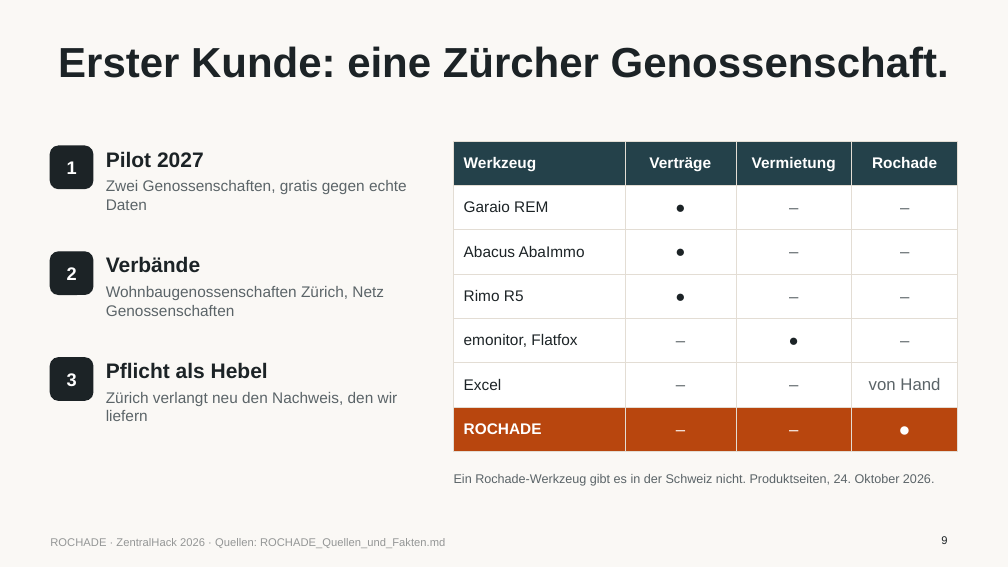
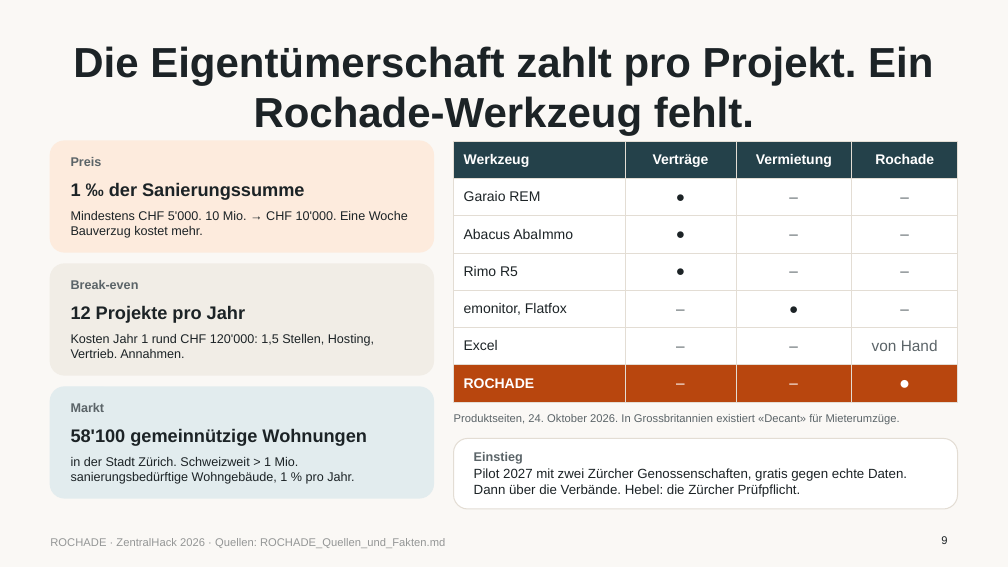
Before and after one commit to platret/ROCHADE, a slide deck: slide 9 of pitch/ROCHADE_Pitch.pptx. Drawn at 1008x567 pixels with LibreOffice and Linux fonts; fonts in the diff are those of the drawing. Boxes give left, top, right and bottom in pixels: in the first picture for what was removed or moved away, otherwise in the second. Text is boxed around its words. In the diff, an @@ line names an element or a change of style, - is before the commit and + after.

```diff
--- a/pitch/ROCHADE_Pitch.pptx
+++ b/pitch/ROCHADE_Pitch.pptx
@@ title at <box>73,46,933,136</box>: text changed @@
-Erster Kunde: eine Zürcher Genossenschaft.
+Die Eigentümerschaft zahlt pro Projekt. Ein Rochade-Werkzeug fehlt.
@@ rounded rectangle: place and size @@
-rounded rectangle at <box>50,146,93,188</box>
+rounded rectangle at <box>50,141,433,252</box>
@@ rounded rectangle at <box>50,141,433,252</box>: fill #1C2326 to #FDEBDD; outline #1C2326 1 pt to #FDEBDD 1 pt; proportions changed @@
@@ table at <box>454,141,958,392</box> @@
@@ size 11 to 10 pt in "Werkzeug", "Verträge", "Vermietung", "Rochade" and 6 more places @@
@@ size 12 to 11 pt in "●", "–", "–", "●" and 13 more places @@
@@ size 14 to 13 pt in "●" @@
@@ text removed at <box>67,161,77,174</box> @@
-1
@@ text added at <box>71,157,102,166</box>, 9 pt, text #5B6468, bold @@
+Preis
@@ text at <box>71,182,304,200</box>: text changed; size 15 to 13 pt @@
-Pilot 2027
+1 ‰ der Sanierungssumme
@@ text at <box>71,211,408,238</box>: text changed; size 11 to 9 pt; text colour #5B6468 to #1C2326 @@
-Zwei Genossenschaften, gratis gegen echte Daten
+Mindestens CHF 5'000. 10 Mio. → CHF 10'000. Eine Woche Bauverzug kostet mehr.
@@ rounded rectangle: place and size @@
-rounded rectangle at <box>50,252,93,294</box>
+rounded rectangle at <box>50,264,433,375</box>
@@ rounded rectangle at <box>50,264,433,375</box>: fill #1C2326 to #F1EDE6; outline #1C2326 1 pt to #F1EDE6 1 pt; proportions changed @@
@@ text removed at <box>67,267,77,280</box> @@
-2
@@ text added at <box>71,280,139,289</box>, 9 pt, text #5B6468, bold @@
+Break-even
@@ text at <box>71,305,245,323</box>: text changed; size 15 to 13 pt @@
-Verbände
+12 Projekte pro Jahr
@@ rounded rectangle removed at <box>50,358,93,400</box> @@
@@ text at <box>71,334,374,358</box>: text changed; size 11 to 9 pt; text colour #5B6468 to #1C2326 @@
-Wohnbaugenossenschaften Zürich, Netz Genossenschaften
+Kosten Jahr 1 rund CHF 120'000: 1,5 Stellen, Hosting, Vertrieb. Annahmen.
@@ rounded rectangle added at <box>50,387,433,498</box>, fill #E2ECEE, outline #E2ECEE 1 pt @@
@@ text removed at <box>67,373,77,386</box> @@
-3
@@ text added at <box>71,403,105,412</box>, 9 pt, text #5B6468, bold @@
+Markt
@@ text at <box>454,414,900,424</box>: text changed; size 9 to 8 pt @@
-Ein Rochade-Werkzeug gibt es in der Schweiz nicht. Produktseiten, 24. Oktober 2026.
+Produktseiten, 24. Oktober 2026. In Grossbritannien existiert «Decant» für Mieterumzüge.
@@ text at <box>71,428,367,446</box>: text changed; size 15 to 13 pt @@
-Pflicht als Hebel
+58'100 gemeinnützige Wohnungen
@@ rounded rectangle added at <box>454,438,958,509</box>, fill #FFFFFF, outline #E3DDD4 0.75 pt @@
@@ text at <box>71,457,354,484</box>: text changed; size 11 to 9 pt; text colour #5B6468 to #1C2326 @@
-Zürich verlangt neu den Nachweis, den wir liefern
+in der Stadt Zürich. Schweizweit > 1 Mio. sanierungsbedürftige Wohngebäude, 1 % pro Jahr.
@@ text added at <box>474,452,523,464</box>, 9 pt, text #5B6468, bold @@
+Einstieg
@@ text added at <box>474,468,907,497</box>, 9.5 pt, text #1C2326 @@
+Pilot 2027 mit zwei Zürcher Genossenschaften, gratis gegen echte Daten. Dann über die Verbände. Hebel: die Zürcher Prüfpflicht.
```
Also in this commit, not shown: 5 other slides changed, 2 slides added, 2 slides removed, 2 other files.
